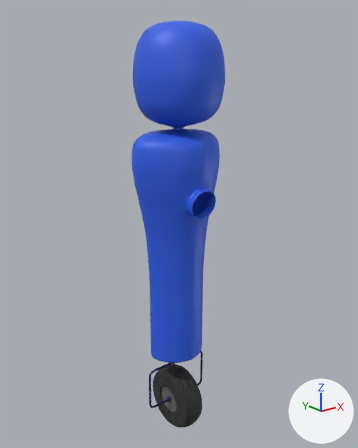
The Blender file Assets/Models/Enemy/Ground_Roller/ground_roller.blend, before and after one commit.
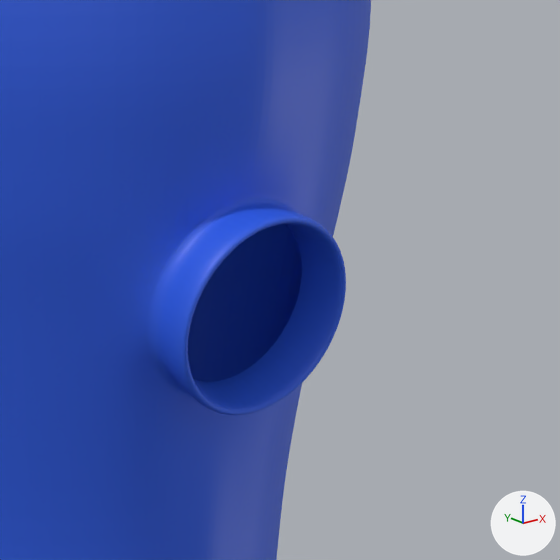
Each version is shown whole from a camera (50 mm lens) standing at (-4.54, -5.73, 5.38) and looking at (0.07, 0.03, 3.08), then close up on the part from 46% to 69% of the width and 35% to 54% of the height. The lights are fixed; the arrows at lower right show +X, +Y and +Z.

Script lines for the objects in view, before the commit:
```python
me_cylinder_002 = bpy.data.meshes.new('Cylinder.002')
me_cylinder_002.from_pydata(...)  # 1188 vertices, 1180 faces; spans x -40.0..40.0, y -39.0..33.0, z -1.0..281.0
me_cylinder_002.materials.append(mat_body_material)  # picture img_body_texture
ob_body = bpy.data.objects.new('Body', me_cylinder_002)
ob_body.location = (0.0, 0.0, 0.756)
ob_body.scale = (0.0187, 0.0187, 0.0187)
_m = ob_body.modifiers.new('Subdivision', 'SUBSURF')
_m.levels = 2
_m = ob_body.modifiers.new('Triangulate', 'TRIANGULATE')
```
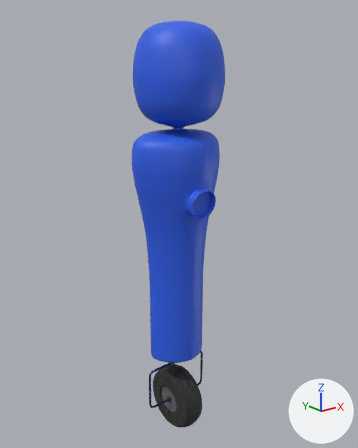
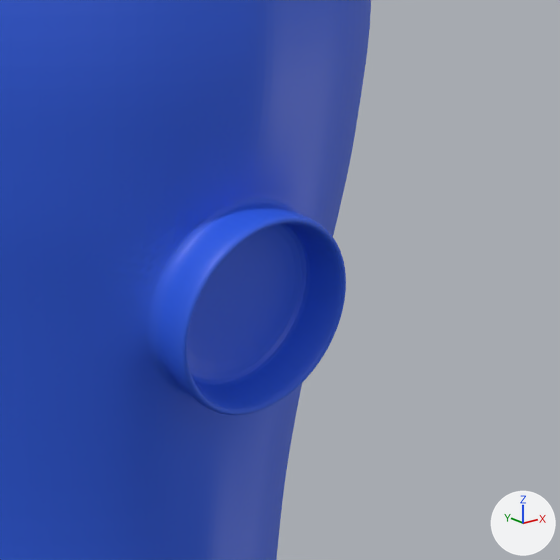
Changed parts and their boxes [x1, y1, x2, y2] in the close-ups (560 x 560 px):
```json
{"part": 1, "of": "me_cylinder_002", "change": "added", "after": [188, 228, 295, 373], "on screen": "blue"}
```

The change, as JSON lines over the scene's bpy script:
```json
{"block": "me_cylinder_002", "where": "# used by ob_body; location = (0.0, 0.0, 0.756); scale = (0.0187, 0.0187, 0.0187)"}
{"op": "remove", "block": "me_cylinder_002", "code": "me_cylinder_002.from_pydata(...)  # 1188 vertices, 1180 faces; spans x -40.0..40.0, y -39.0..33.0, z -1.0..281.0"}
{"op": "add", "block": "me_cylinder_002", "code": "me_cylinder_002.from_pydata(...)  # 1189 vertices, 1196 faces; spans x -40.0..40.0, y -39.0..33.0, z -1.0..281.0"}
{"block": "me_cylinder_002", "change": "me_cylinder_002 part 1"}
{"block": "me_cylinder_002", "change": "1 vertex is added at (0.0, -28.0, 149.0)"}
{"block": "me_cylinder_002", "change": "16 new faces join them"}
```
